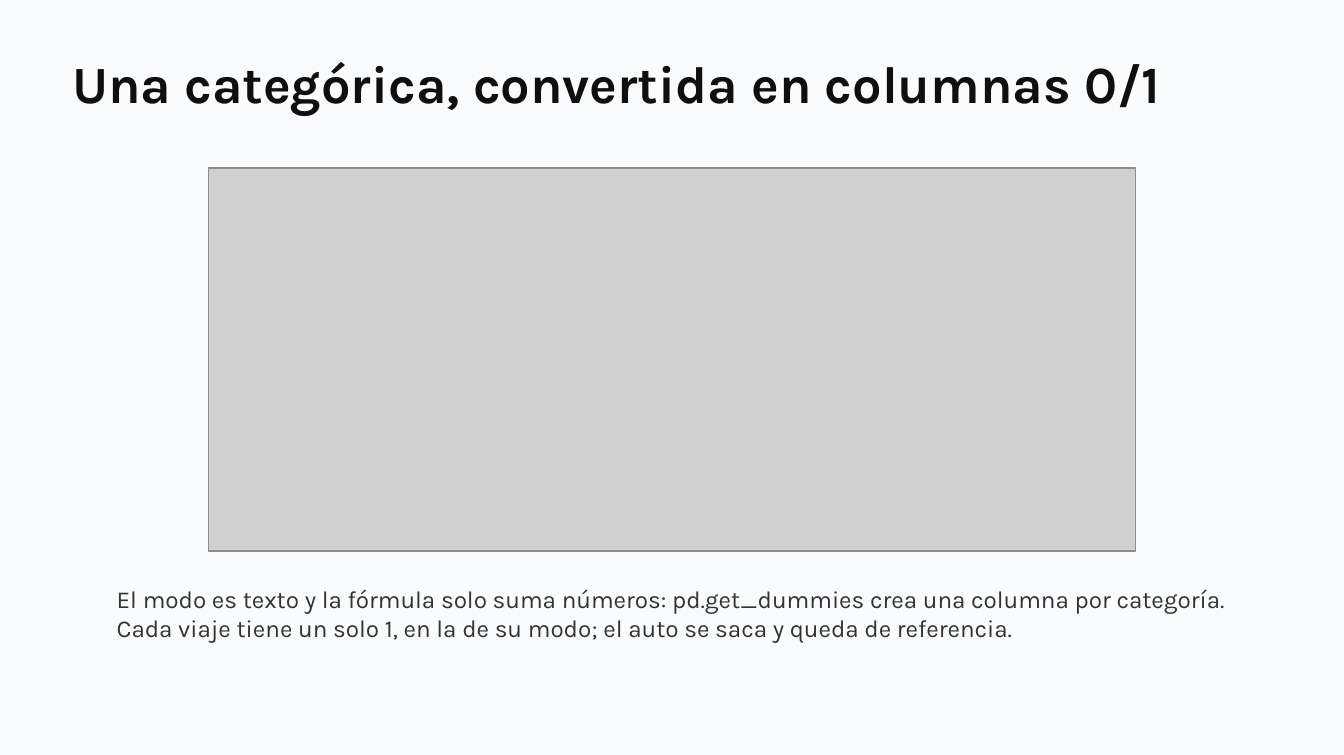
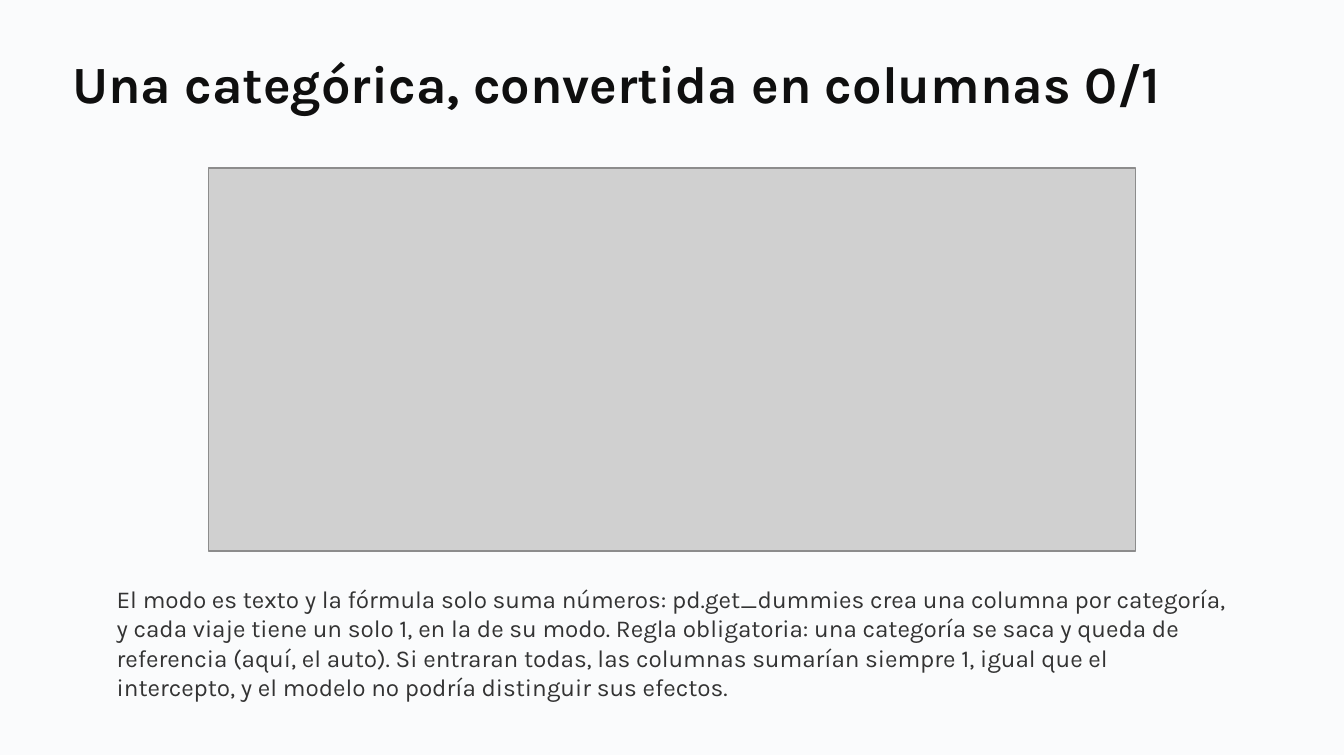
Before and after one commit to daniopitz/cienciadatos, a slide deck: slide 42 of presentaciones/clase04_regresion.pptx. Drawn at 1344x755 pixels with LibreOffice and Linux fonts; fonts in the diff are those of the drawing; grey boxes stand for pictures. Boxes give left, top, right and bottom in pixels: in the first picture for what was removed or moved away, otherwise in the second. Text is boxed around its words. In the diff, an @@ line names an element or a change of style, - is before the commit and + after.

```diff
--- a/presentaciones/clase04_regresion.pptx
+++ b/presentaciones/clase04_regresion.pptx
@@ text at <box>117,589,1226,702</box>: text changed @@
-El modo es texto y la fórmula solo suma números: pd.get_dummies crea una columna por categoría. Cada viaje tiene un solo 1, en la de su modo; el auto se saca y queda de referencia.
+El modo es texto y la fórmula solo suma números: pd.get_dummies crea una columna por categoría, y cada viaje tiene un solo 1, en la de su modo. Regla obligatoria: una categoría se saca y queda de referencia (aquí, el auto). Si entraran todas, las columnas sumarían siempre 1, igual que el intercepto, y el modelo no podría distinguir sus efectos.
```
Also in this commit, not shown: 1 other file.
